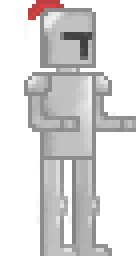
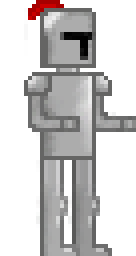
Layered file, before and after one edit (136 × 256). Changes by layer:
hid "Dmg Test 1" over [24, 0, 136, 256]
